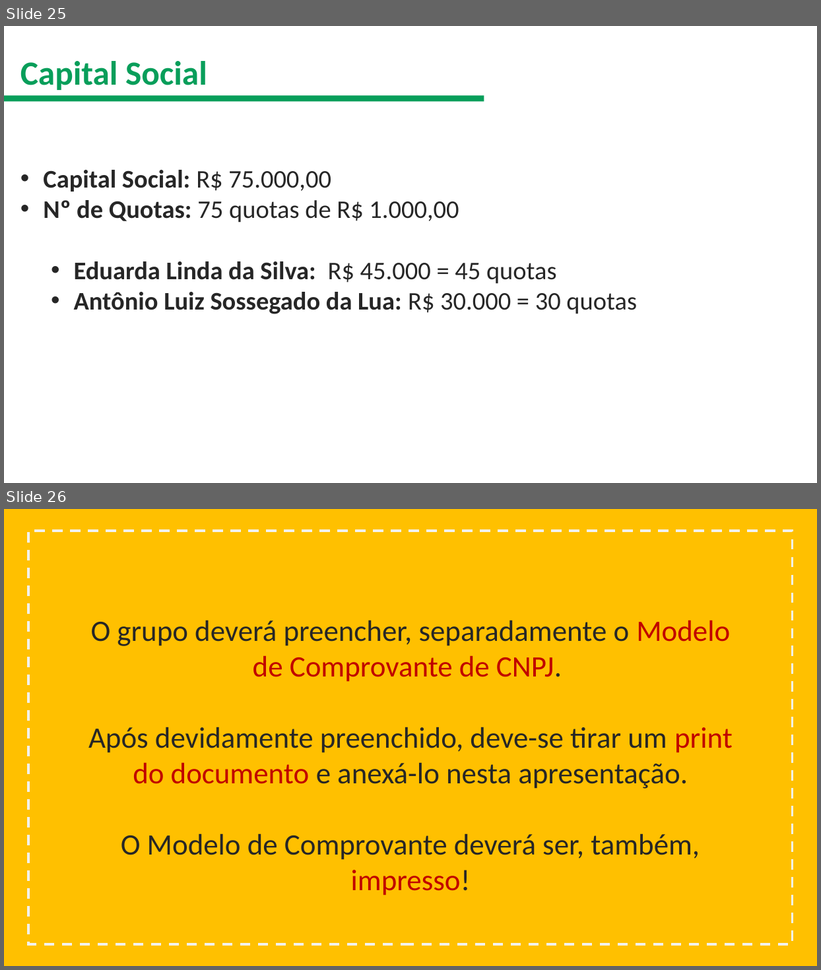
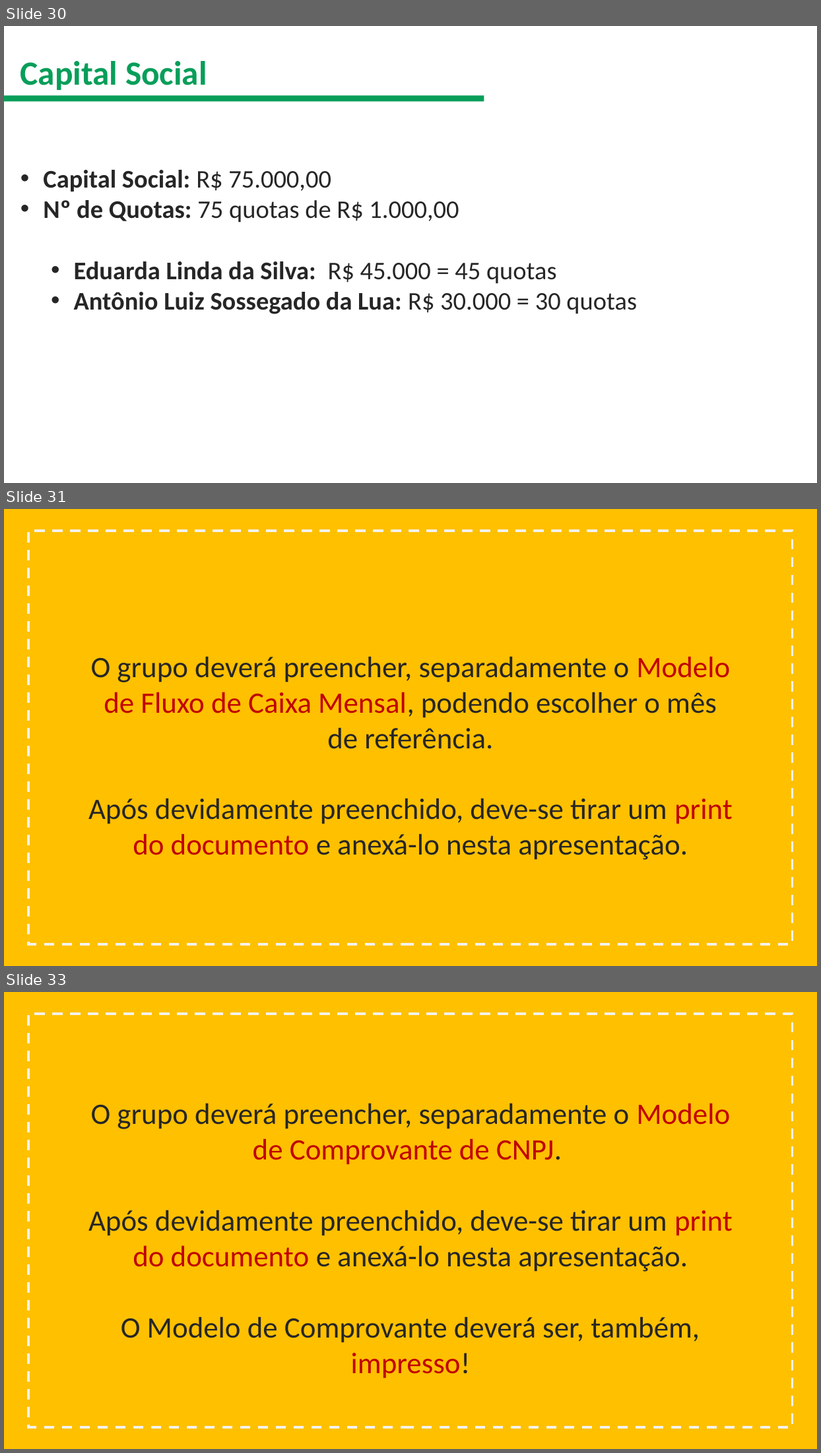
Before and after one commit to zmdy/aulas, a slide deck: source/assets/content/administracao/modulo-02/modelo-slide-tcm.pptx. Shown one above the other, each under a label of ours: slides 25 and 26 before the commit, slides 30, 31 and 33 after it; the slides between them are not shown. The pictures are 821x970 and 821x1453 pixels, drawn with LibreOffice and Linux fonts; fonts in the diff are those of the drawing; background and template pictures are left out. Boxes give left, top, right and bottom in pixels: in the first picture for what was removed or moved away, otherwise in the second. Text is boxed around its words. In the diff, an @@ line names an element or a change of style, - is before the commit and + after.

```diff
--- a/source/assets/content/administracao/modulo-02/modelo-slide-tcm.pptx
+++ b/source/assets/content/administracao/modulo-02/modelo-slide-tcm.pptx
@@ slide 31 added at (4,509,817,966), background #FFC000 @@
@@ rectangle added at (28,531,792,945), outline #F2F2F2 3 pt dashed @@
@@ text added at (88,656,733,860), 35 pt, text #262626 @@
+O grupo deverá preencher, separadamente o Modelo de Fluxo de Caixa Mensal, podendo escolher o mês de referência.
+Após devidamente preenchido, deve-se tirar um print do documento e anexá-lo nesta apresentação.
@@ what was slide 25 is now slide 30 @@
@@ what was slide 26 is now slide 33 @@
```
Also in this commit, not shown: 4 slides changed, 6 other slides added, 50 other files.
